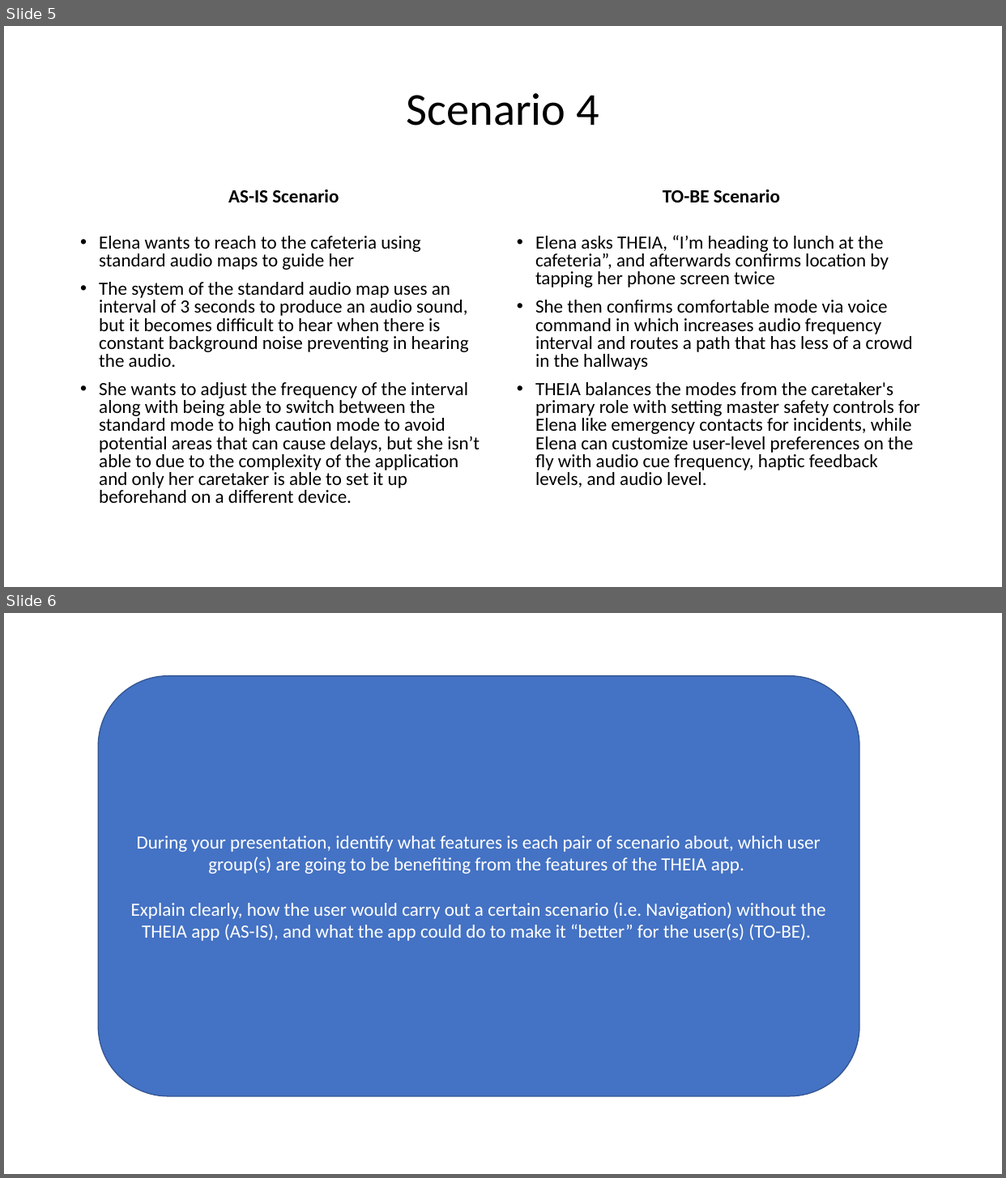
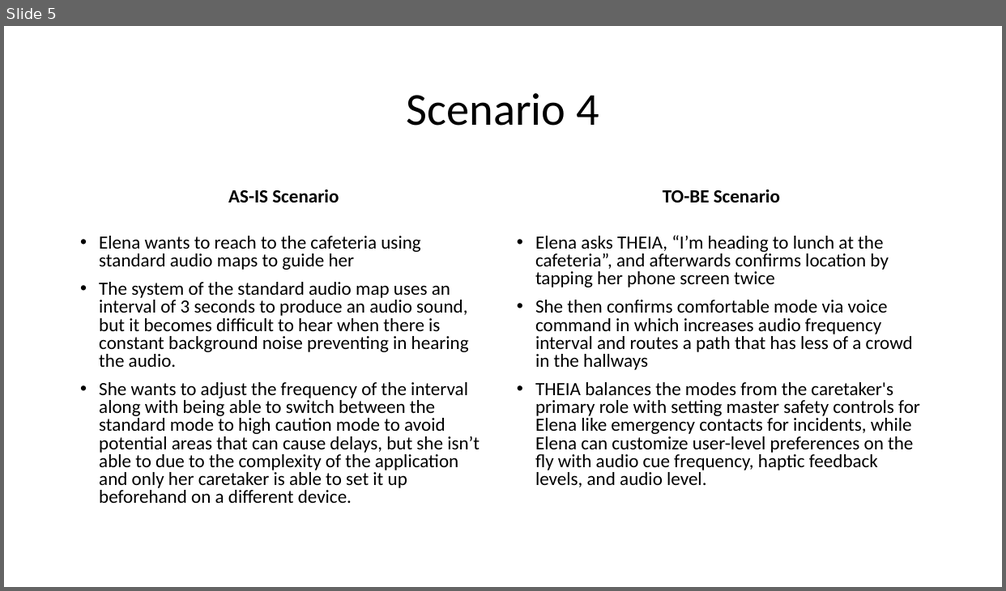
Before and after one commit to nemonto/cpts484-theia-ev, a slide deck: docs/phase1/02-as-is-to-be/Theia-AS-IS_and_TO-BE_v2.0 (1).pptx. Shown one above the other, each under a label of ours: slides 5 and 6 before the commit, slide 5 after it. The pictures are 1006x1178 and 1006x591 pixels, drawn with LibreOffice and Linux fonts; fonts in the diff are those of the drawing. Boxes give left, top, right and bottom in pixels: in the first picture for what was removed or moved away, otherwise in the second. Text is boxed around its words. In the diff, an @@ line names an element or a change of style, - is before the commit and + after.

```diff
--- a/docs/phase1/02-as-is-to-be/Theia-AS-IS_and_TO-BE_v2.0 (1).pptx
+++ b/docs/phase1/02-as-is-to-be/Theia-AS-IS_and_TO-BE_v2.0 (1).pptx
@@ slide 6 removed at (4,613,1002,1174), background #FFFFFF @@
@@ rounded rectangle removed at (98,676,859,1097) @@
-During your presentation, identify what features is each pair of scenario about, which user group(s) are going to be benefiting from the features of the THEIA app.
-Explain clearly, how the user would carry out a certain scenario (i.e. Navigation) without the THEIA app (AS-IS), and what the app could do to make it “better” for the user(s) (TO-BE).
```
Also in this commit, not shown: 2 slides added, 2 other slides removed.
